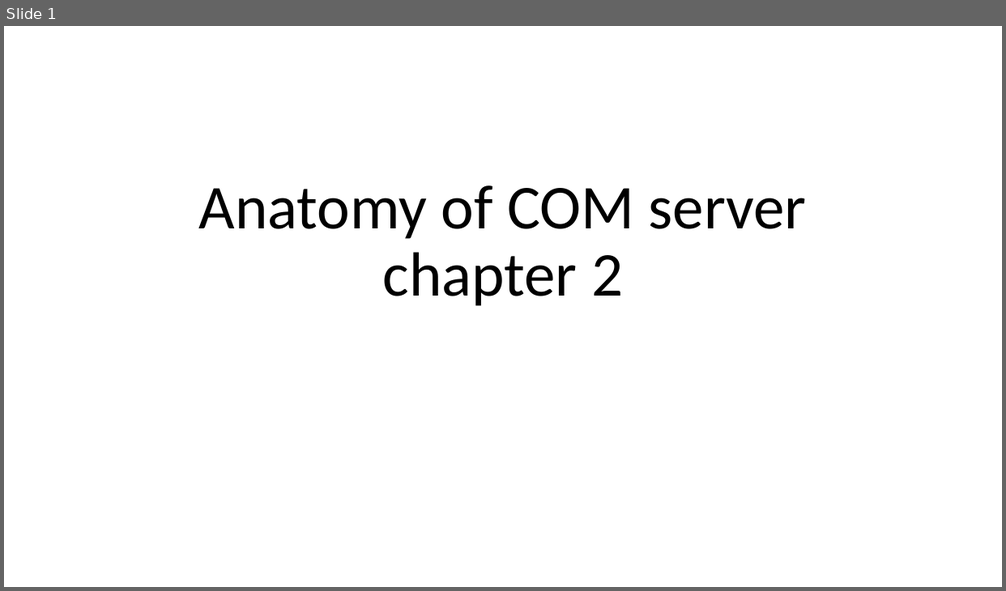
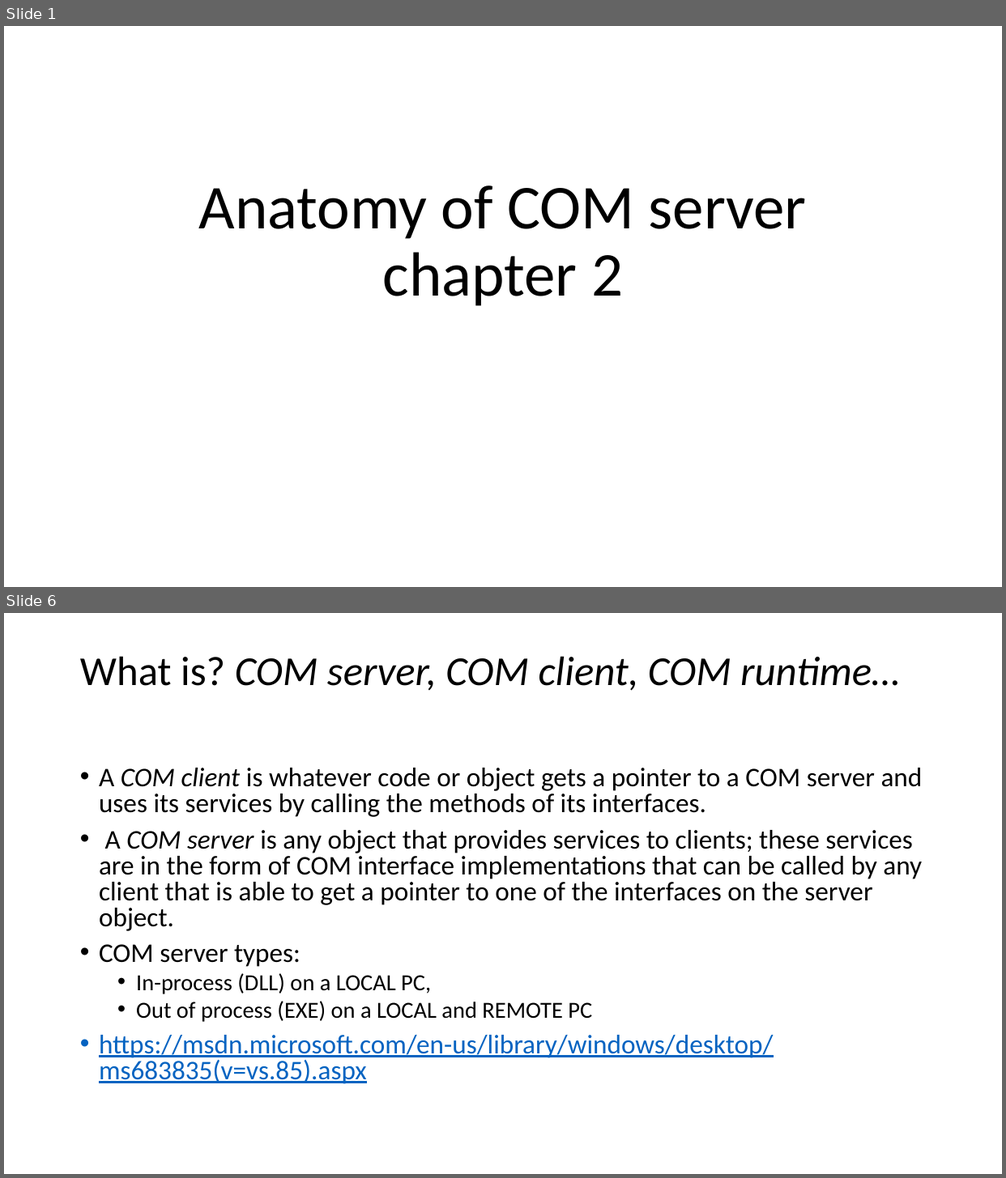
Before and after one commit to rojac07/COM, a slide deck: Chapter2/Anatomy of COM server.pptx. Shown one above the other, each under a label of ours: slide 1 before the commit, slides 1 and 6 after it; the slides between them are not shown. The pictures are 1006x591 and 1006x1178 pixels, drawn with LibreOffice and Linux fonts; fonts in the diff are those of the drawing. Boxes give left, top, right and bottom in pixels: in the first picture for what was removed or moved away, otherwise in the second. Text is boxed around its words. In the diff, an @@ line names an element or a change of style, - is before the commit and + after.

```diff
--- a/Chapter2/Anatomy of COM server.pptx
+++ b/Chapter2/Anatomy of COM server.pptx
@@ slide 6 added at [4, 613, 1002, 1174], background #FFFFFF @@
@@ title added at [80, 656, 900, 691], 39.6 pt, text #000000, italic @@
+What is? COM server, COM client, COM runtime…
@@ text added at [99, 768, 923, 1084], 25.9 pt, text #000000 @@
+• A COM client is whatever code or object gets a pointer to a COM server and uses its services by calling the methods of its interfaces.
+• A COM server is any object that provides services to clients; these services are in the form of COM interface implementations that can be called by any client that is able to get a pointer to one of the interfaces on the server object.
+• COM server types:
+  • In-process (DLL) on a LOCAL PC,
+  • Out of process (EXE) on a LOCAL and REMOTE PC
+• https://msdn.microsoft.com/en-us/library/windows/desktop/ms683835(v=vs.85).aspx
```
Also in this commit, not shown: 1 slide changed, 6 other slides added.
